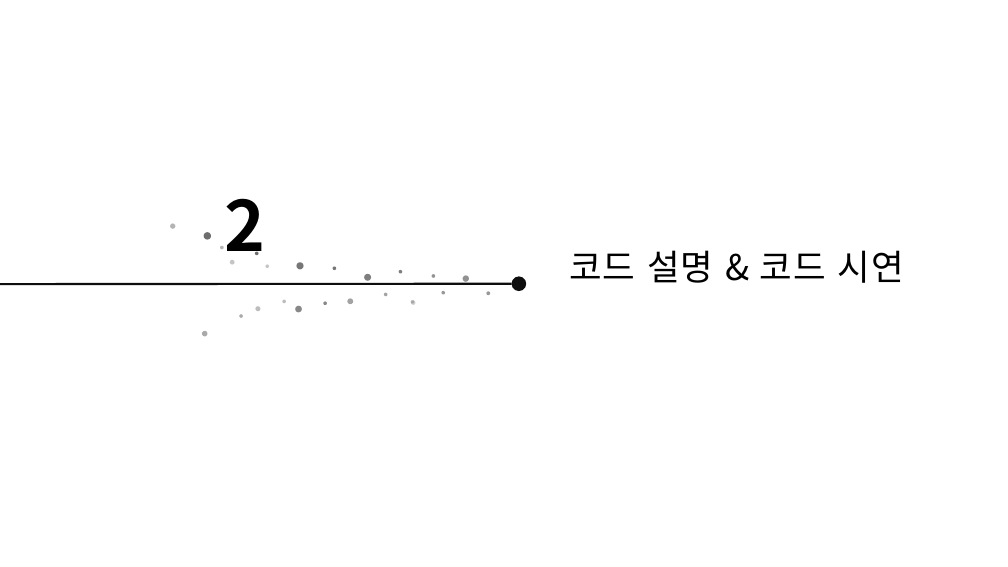
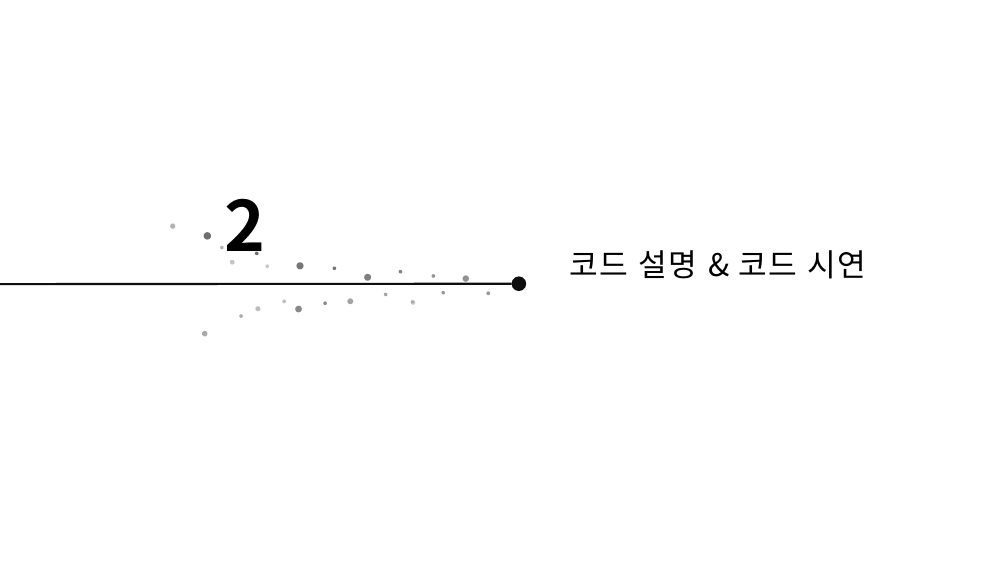
Before and after one commit to aldzl923/C-, a slide deck: slide 5 of Baseball/C++_프로젝트_야구게임.pptx. Drawn at 1008x567 pixels with LibreOffice and Linux fonts; fonts in the diff are those of the drawing; background and template pictures are left out. Boxes give left, top, right and bottom in pixels: in the first picture for what was removed or moved away, otherwise in the second. Text is boxed around its words. In the diff, an @@ line names an element or a change of style, - is before the commit and + after.

```diff
--- a/Baseball/C++_프로젝트_야구게임.pptx
+++ b/Baseball/C++_프로젝트_야구게임.pptx
@@ text "코드 설명 & 코드 시연" at [569,250,866,279]: size 33.8 to 29.7 pt @@
```
Also in this commit, not shown: 4 other slides changed, 1 slide added, 1 other file.
